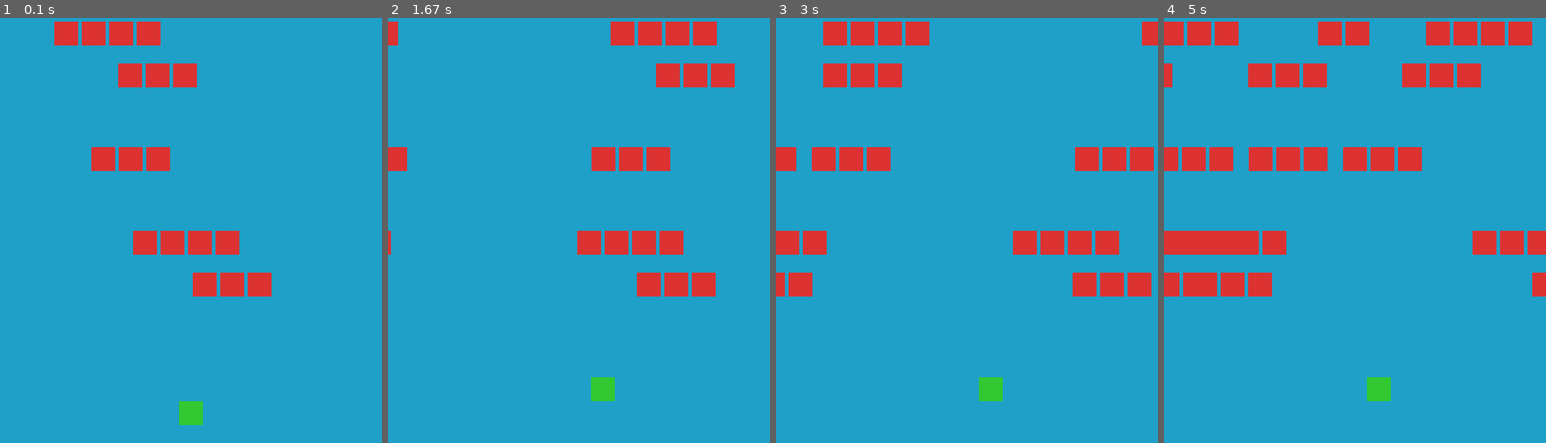
Above: before the commit, frames 1-4 (left to right).
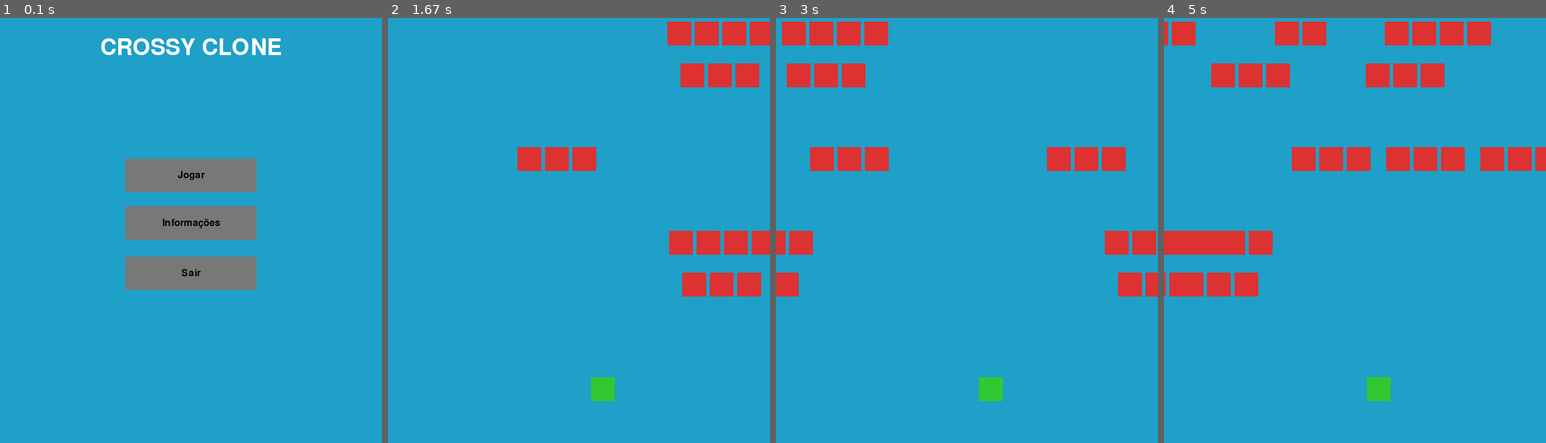
Above: after the commit, the same moments.

Repository: HenriqueMelo77/PYGAMEFerias
Game: pygame game, started from main.py
The game is run twice, just before and just after one commit, with the same random seed, the same clock (stepped at 60 frames per second) and the same inputs.
Inputs (mouse positions are in pixels of both pictures, inside the frame that each line leads up to):
- Up to frame 1 (0.1 s): no input
- Up to frame 2 (1.67 s): click (579, 175) at 0.38 s, where only the run after the commit has a clickable "Jogar"; tap S at 0.67 s; hold D 1-1.47 s; hold Up from 1.5 s (still down)
- Up to frame 3 (3 s): release Up at 1.8 s; click (848, 132) at 1.88 s; hold Right 2.17-2.63 s; hold A from 2.67 s (still down)
- Up to frame 4 (5 s): release A at 3.2 s; hold Down 3.23-3.53 s; hold A 3.57-3.97 s; hold Up 4-4.37 s; hold D from 4.4 s (still down)

The runs differ from the first frame. In frame 1, 14% of the frame differs, in the area x 14-74%, y 0-96%; in frame 2, 8.4%; in frame 3, 6.9%; in frame 4, 11%.

Commit message:
jogo com menu

Diff:
--- a/main.py
+++ b/main.py
@@ -30,10 +30,40 @@
 AZUL_ESCURO = (10,10,50)
 FUNDO = (30,160,200)
 
+ESTADO_MENU = "menu"
+ESTADO_JOGANDO = "jogando"
+ESTADO_INFO = "info"
+
+estado = ESTADO_MENU
+
 tela = pygame.display.set_mode((LARGURA, ALTURA))
 pygame.display.set_caption("Jogo")
 clock = pygame.time.Clock()
 font = pygame.font.SysFont(None, 24)
+big_font = pygame.font.SysFont(None, 56)
+
+FORMATO_FASE_POR_FAIXA = [
+    [(4, 1500), (2, 1200)],     # Faixa 0
+    [(3, 1600), (3, 1600)],     # Faixa 1
+    [(0, 0)],                   # Faixa 2
+    [(3, 1300)],                # Faixa 3
+    [(0, 0)],                   # Faixa 4
+    [(4, 1400)],                # Faixa 5
+    [(3, 1800)],                # Faixa 6
+]
+
+VELOCIDADE_FASE_POR_FAIXA = [200, 180, 160, 140, 120, 100, 80]
+
+class Botao:
+    def __init__(self, rect, texto):
+        self.rect = pygame.Rect(rect)
+        self.texto = texto
+    def desenhar(self, surf):
+        pygame.draw.rect(surf, CINZA, self.rect)
+        txt = font.render(self.texto, True, PRETO)
+        surf.blit(txt, (self.rect.centerx - txt.get_width() // 2, self.rect.centery - txt.get_height() // 2))
+    def clicado(self, mx, my):
+        return self.rect.collidepoint(mx,my)
 
 class Jogador(pygame.sprite.Sprite):
     def __init__(self, start_pos):
@@ -102,17 +132,6 @@
             self.formato_idx = (self.formato_idx + 1) % len(self.formato)
             self.estado = "waiting"
 
-FORMATO_FASE_POR_FAIXA = [
-    [(4, 1500), (2, 1200)],
-    [(3, 1600), (3, 1600)],
-    [(0, 0)],
-    [(3, 1300)],
-    [(0, 0)],
-    [(4, 1400)],
-    [(3, 1800)],
-]
-
-VELOCIDADE_FASE_POR_FAIXA = [200, 180, 160, 140, 120, 100, 80]
 
 def controle_criacao_faixa():
     controladores = []
@@ -167,6 +186,14 @@
 faixa_controladores = controle_criacao_faixa()
 criacao_inicial_grupos(carros, faixa_controladores)
 
+BTN_W, BTN_H = 220, 56
+BTN_SPACING = 24
+center_x = LARGURA // 2
+
+btn_jogar = Botao((center_x - BTN_W//2, 320+ (BTN_H + 28)/20, BTN_W, BTN_H), "Jogar")
+btn_info = Botao((center_x - BTN_W//2, 320 + BTN_H + 28, BTN_W, BTN_H), "Informações")
+btn_sair = Botao((center_x - BTN_W//2, 320 + (BTN_H + 28)*2, BTN_W, BTN_H), "Sair")
+
 running = True
 while running:
     dt_ms = clock.tick(FPS)
@@ -176,31 +203,78 @@
     for event in pygame.event.get():
         if event.type == pygame.QUIT:
             running = False
+
         if event.type == pygame.KEYDOWN:
-            if event.key == pygame.K_ESCAPE:
-                running = False
-            if event.key in (pygame.K_LEFT, pygame.K_a):
-                jog.movimentacao(-PASSO_X, 0)
-            elif event.key in (pygame.K_RIGHT, pygame.K_d):
-                jog.movimentacao(PASSO_X, 0)
-            elif event.key in (pygame.K_UP, pygame.K_w):
-                jog.movimentacao(0, -PASSO_Y)
-            elif event.key in (pygame.K_DOWN, pygame.K_s):
-                jog.movimentacao(0, PASSO_Y)
-
-    for ctrl in faixa_controladores:
-        ctrl.update(agora_ms, carros)
-
-    for c in list(carros):
-        c.update(dt)
-
-    verificar_colisoes_e_reset(jog, carros, faixa_controladores)
+            if estado == ESTADO_JOGANDO:
+                if event.key == pygame.K_ESCAPE:
+                    estado = ESTADO_MENU
+                if event.key in (pygame.K_LEFT, pygame.K_a):
+                    jog.movimentacao(-PASSO_X, 0)
+                elif event.key in (pygame.K_RIGHT, pygame.K_d):
+                    jog.movimentacao(PASSO_X, 0)
+                elif event.key in (pygame.K_UP, pygame.K_w):
+                    jog.movimentacao(0, -PASSO_Y)
+                elif event.key in (pygame.K_DOWN, pygame.K_s):
+                    jog.movimentacao(0, PASSO_Y)
+            elif estado == ESTADO_MENU:
+                if event.key == pygame.K_ESCAPE:
+                    running = False
+            elif estado == ESTADO_INFO:
+                if event.key == pygame.K_ESCAPE:
+                    estado = ESTADO_MENU
+
+        if event.type == pygame.MOUSEBUTTONDOWN and event.button == 1:
+            mx,my = event.pos
+            if estado == ESTADO_MENU:
+                if btn_jogar.clicado(mx,my):
+                    carros.empty()
+                    faixa_controladores = controle_criacao_faixa()
+                    criacao_inicial_grupos(carros, faixa_controladores)
+                    jog.reseta_comeco()
+                    estado = ESTADO_JOGANDO
+                elif btn_info.clicado(mx,my):
+                    estado = ESTADO_INFO
+                elif btn_sair.clicado(mx,my):
+                    running = False
+            elif estado == ESTADO_INFO:
+                estado = ESTADO_MENU
+
+    if estado == ESTADO_JOGANDO:
+        for ctrl in faixa_controladores:
+            ctrl.update(agora_ms, carros)
+        for c in list(carros):
+            c.update(dt)
+        verificar_colisoes_e_reset(jog, carros, faixa_controladores)
 
     tela.fill(FUNDO)
 
-    for c in carros:
-        tela.blit(c.surf, c.rect)
-    tela.blit(jog.surf, jog.rect)
+    if estado == ESTADO_MENU:
+        titulo = big_font.render("CROSSY CLONE", True, BRANCO)
+        tela.blit(titulo, ((LARGURA - titulo.get_width()) // 2, 120))
+        btn_jogar.desenhar(tela)
+        btn_info.desenhar(tela)
+        btn_sair.desenhar(tela)
+
+    elif estado == ESTADO_INFO:
+        lines = [
+            "Como jogar:",
+            "- Use as setas ou WASD para mover por passos (um passo por tecla).",
+            "- Objetivo: evitar os carros e atravessar as faixas.",
+            "- Clique para voltar ao Menu."
+        ]
+        y = 120
+        for ln in lines:
+            txt = font.render(ln, True, BRANCO)
+            tela.blit(txt, (40,y))
+            y += 36
+
+    elif estado == ESTADO_JOGANDO:
+        top_zone = pygame.Rect(0, 0, LARGURA, TOPO_FAIXA)
+
+
+        for c in carros:
+            tela.blit(c.surf, c.rect)
+        tela.blit(jog.surf, jog.rect)
 
     pygame.display.flip()
 
